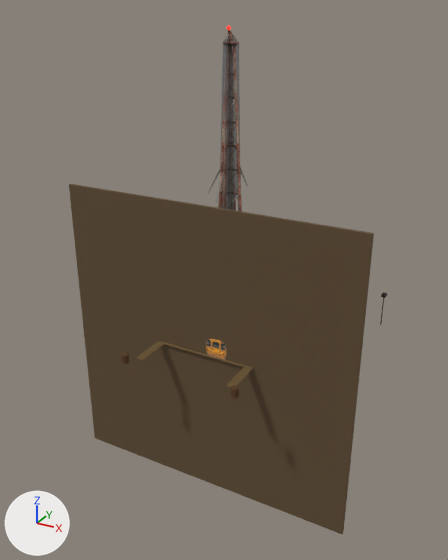
The glTF model public/assets/models/wasteland/town/services-2.glb: old version first, new version second.
The view is the same before and after, from a 50 mm lens placed at (27.3, -50.4, 31.8), pointed at (-0.2, -0.5, 6.8). Lighting does not change. The marker at lower left points along +X, +Y and +Z. The picture after the commit comes second. Where no turn or scale is listed for an object, it has been applied to the vertices.

Names of what the first picture shows: 'helipad:structure', 'radio-mast:lattice-front', 'radio-mast:lattice-side' and 1 more.
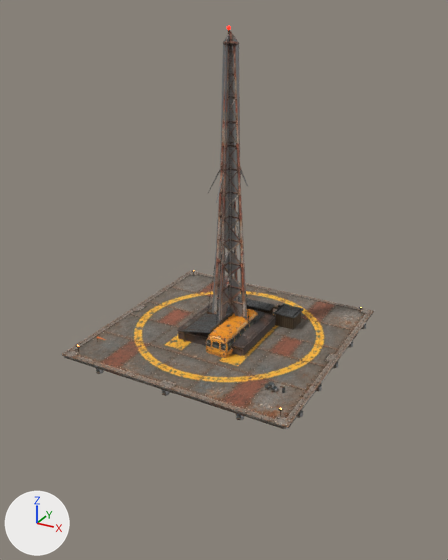
Location of each change, (x1, y1, x2, y2) in pixels of the pictures (448 x 560 px):
'helipad:structure', deleted (brown)
    before: (69, 184, 387, 534)
    faces in mat_town___sand (picture img_town_tile___sand): (69, 184, 374, 534)
    faces in mat_town___faded_hand_paint (picture img_town_tile___faded_hand_paint): (136, 341, 253, 387)
    faces in mat_town___rusted_steel (picture img_town_tile___rusted_steel): (121, 297, 384, 399)
'helipad:body-deck', added
    after: (61, 271, 374, 429)
    faces in mat_photo___helipad_top (picture img_helipad_top): (62, 271, 374, 428)
    faces in mat_photo___helipad_front (picture img_helipad_front): (61, 354, 288, 429)
'helipad:body-girder-east', added
    after: (64, 356, 286, 429)
    faces in mat_photo___helipad_side (picture img_helipad_side): (64, 356, 285, 429)
'school:body', unchanged, uncovered by the edit
    before: (206, 339, 226, 361)
    after: (206, 309, 258, 358)

Diff of the bpy script that builds the scene:
```diff
--- a/public/assets/models/wasteland/town/services-2.glb.py
+++ b/public/assets/models/wasteland/town/services-2.glb.py
@@ img_helipad_rear @@
+img_helipad_rear = load_image('helipad-rear', '_unpacked/helipad-rear', 1024, 683, 'sRGB')
@@ img_helipad_side @@
+img_helipad_side = load_image('helipad-side', '_unpacked/helipad-side', 1024, 683, 'sRGB')
@@ img_helipad_front @@
+img_helipad_front = load_image('helipad-front', '_unpacked/helipad-front', 1024, 683, 'sRGB')
@@ img_helipad_top @@
+img_helipad_top = load_image('helipad-top', '_unpacked/helipad-top', 1024, 1024, 'sRGB')
@@ mat_photo___helipad_rear @@
+mat_photo___helipad_rear = principled_material('Photo / helipad-rear')
+mat_photo___helipad_rear.texture = img_helipad_rear
+mat_photo___helipad_rear.roughness = 0.9
@@ mat_photo___helipad_side @@
+mat_photo___helipad_side = principled_material('Photo / helipad-side')
+mat_photo___helipad_side.texture = img_helipad_side
+mat_photo___helipad_side.roughness = 0.9
@@ mat_photo___helipad_front @@
+mat_photo___helipad_front = principled_material('Photo / helipad-front')
+mat_photo___helipad_front.texture = img_helipad_front
+mat_photo___helipad_front.roughness = 0.9
@@ mat_photo___helipad_top @@
+mat_photo___helipad_top = principled_material('Photo / helipad-top')
+mat_photo___helipad_top.texture = img_helipad_top
+mat_photo___helipad_top.roughness = 0.9
@@ me_helipad_body_girder_east @@
+me_helipad_body_girder_east.from_pydata(...)  # 8 vertices, 8 faces; spans x -11.7..11.7, y -11.9..-11.6, z 0.4..0.7
+# faces by material slot: [4, 2, 2]
+me_helipad_body_girder_east.materials.append(mat_photo___helipad_side)  # picture img_helipad_side
+me_helipad_body_girder_east.materials.append(mat_photo___helipad_front)  # picture img_helipad_front
+me_helipad_body_girder_east.materials.append(mat_photo___helipad_rear)  # picture img_helipad_rear
@@ me_helipad_body_deck @@
+me_helipad_body_deck.from_pydata(...)  # 8 vertices, 12 faces; spans x -12.0..12.0, y -12.0..12.0, z 0.7..0.8
+# faces by material slot: [6, 2, 2, 2]
+me_helipad_body_deck.materials.append(mat_photo___helipad_side)  # picture img_helipad_side
+me_helipad_body_deck.materials.append(mat_photo___helipad_front)  # picture img_helipad_front
+me_helipad_body_deck.materials.append(mat_photo___helipad_rear)  # picture img_helipad_rear
+me_helipad_body_deck.materials.append(mat_photo___helipad_top)  # picture img_helipad_top
@@ ob_helipad_structure @@
-ob_helipad_structure = bpy.data.objects.new('helipad:structure', me_cube_062)
-ob_helipad_structure.location = (-14.0, 0.0, 0.6)
@@ ob_helipad_body_girder_east @@
+ob_helipad_body_girder_east = bpy.data.objects.new('helipad:body-girder-east', me_helipad_body_girder_east)
+ob_helipad_body_girder_east.location = (0.0, 0.0, 0.0)
@@ ob_helipad_body_deck @@
+ob_helipad_body_deck = bpy.data.objects.new('helipad:body-deck', me_helipad_body_deck)
+ob_helipad_body_deck.location = (0.0, 0.0, 0.0)
```
